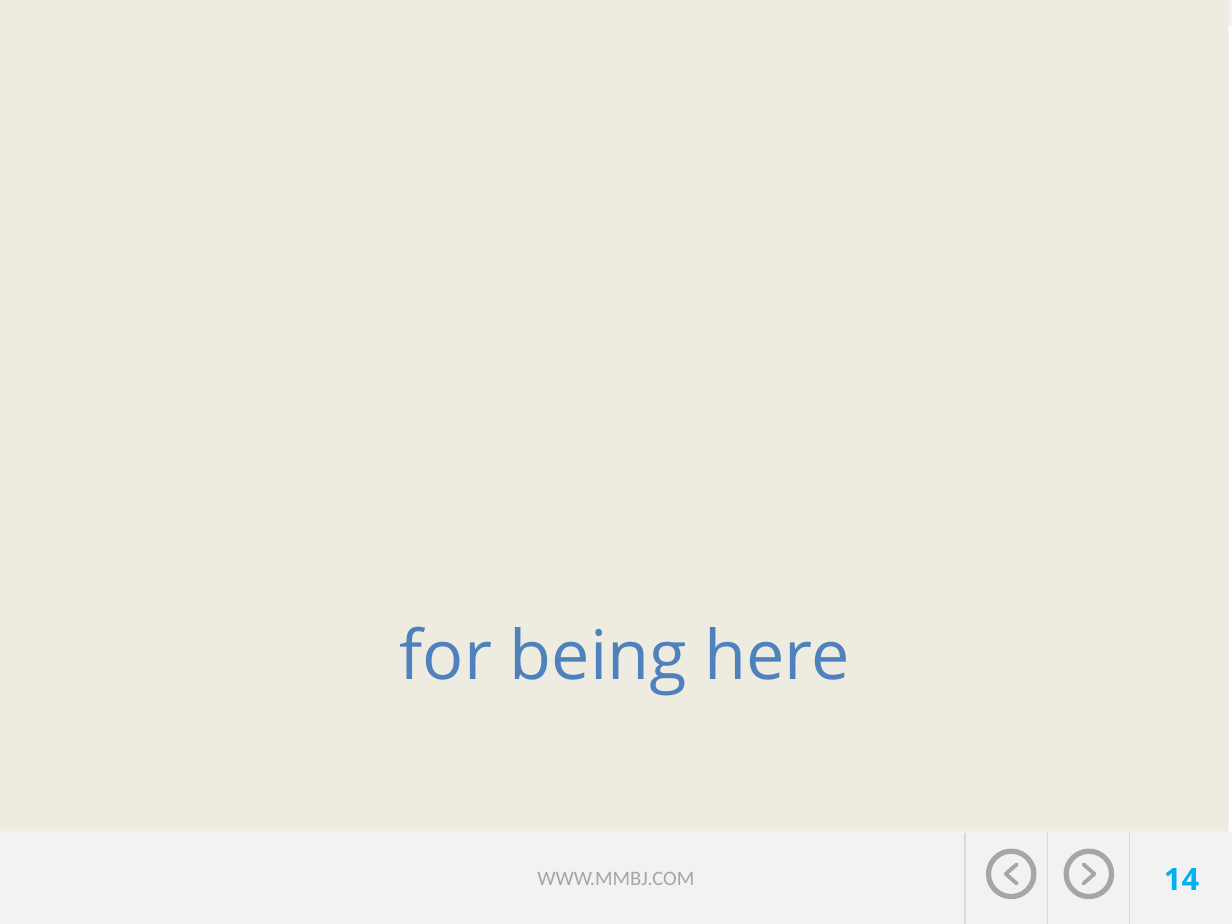
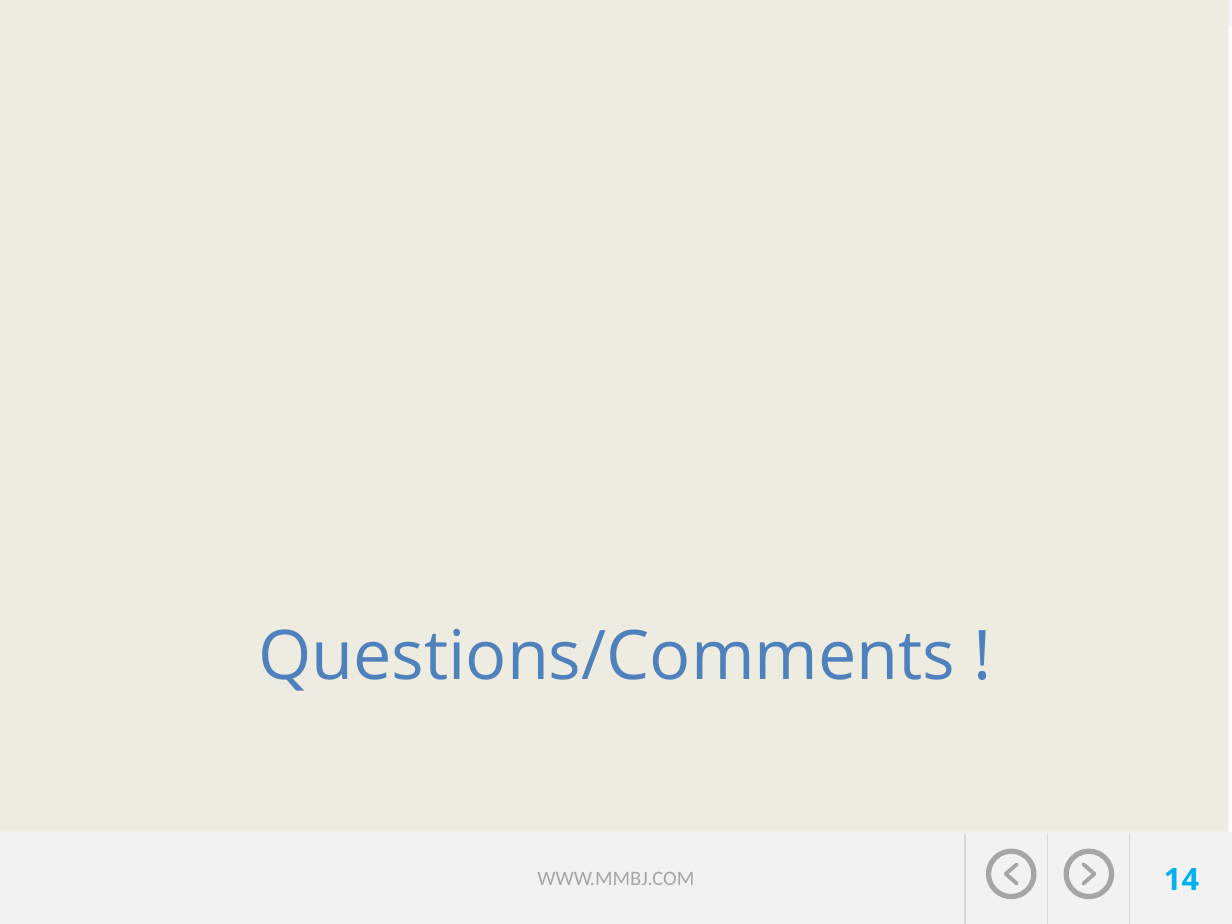
Before and after one commit to jvector-solutions/SAIT-OOSD-Team5, a slide deck: slide 14 of presentation/Travel expert presentation_Group5-John-Megha-Brian-Mahmood.pptx. Drawn at 1232x924 pixels with LibreOffice and Linux fonts; fonts in the diff are those of the drawing; background and template pictures are left out. Boxes give left, top, right and bottom in pixels: in the first picture for what was removed or moved away, otherwise in the second. Text is boxed around its words. In the diff, an @@ line names an element or a change of style, - is before the commit and + after.

```diff
--- a/presentation/Travel expert presentation_Group5-John-Megha-Brian-Mahmood.pptx
+++ b/presentation/Travel expert presentation_Group5-John-Megha-Brian-Mahmood.pptx
@@ title at (258,629,955,691): text changed @@
-for being here
+Questions/Comments !
```
Also in this commit, not shown: 7 other slides changed, 3 slides added, 3 slides removed.
